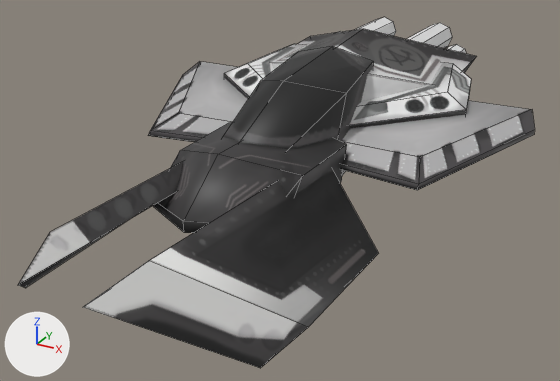
The FBX model Kineckt/Content/models/starshipOmega.fbx as it was, and as the next commit left it.
One viewpoint serves both versions: a 50 mm camera at (0.0614, -0.1038, 0.0453) aimed at (0.0001, 0.0076, -0.0104). The lights are fixed; the arrows at lower left show +X, +Y and +Z. Mesh edges are drawn as thin lines. Where no turn or scale is listed for an object, it has been applied to the vertices.
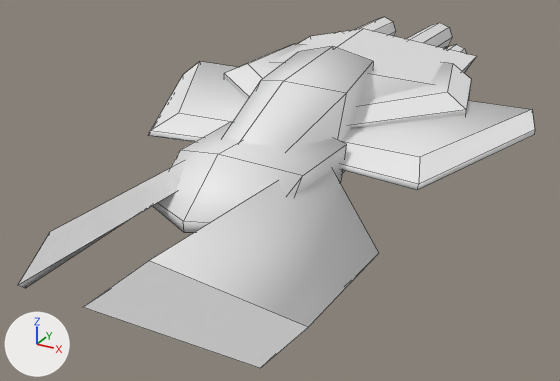
Pixel boxes (x1, y1, x2, y2) of what changed, in the pictures (560 x 381 px):
'Cube', recoloured (grey to white): (18, 29, 535, 368) in both

The edits, one by one:
me_cube_000 has 136 vertices, 121 faces and spans x -0.038..0.038, y -0.0481..0.0584, z -0.0145..0.012.
me_cube_000 no longer uses material mat_starshipmetal (picture img_starshipomegapaintover_png).
